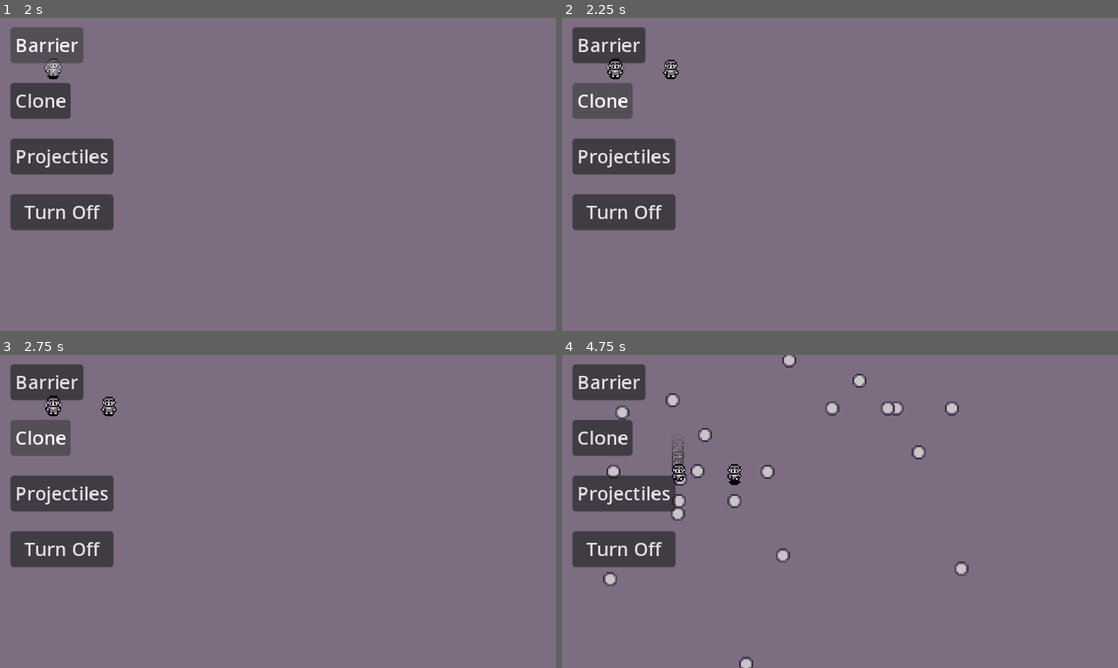
Above: before the commit, frames 1-4 (two rows, left to right).
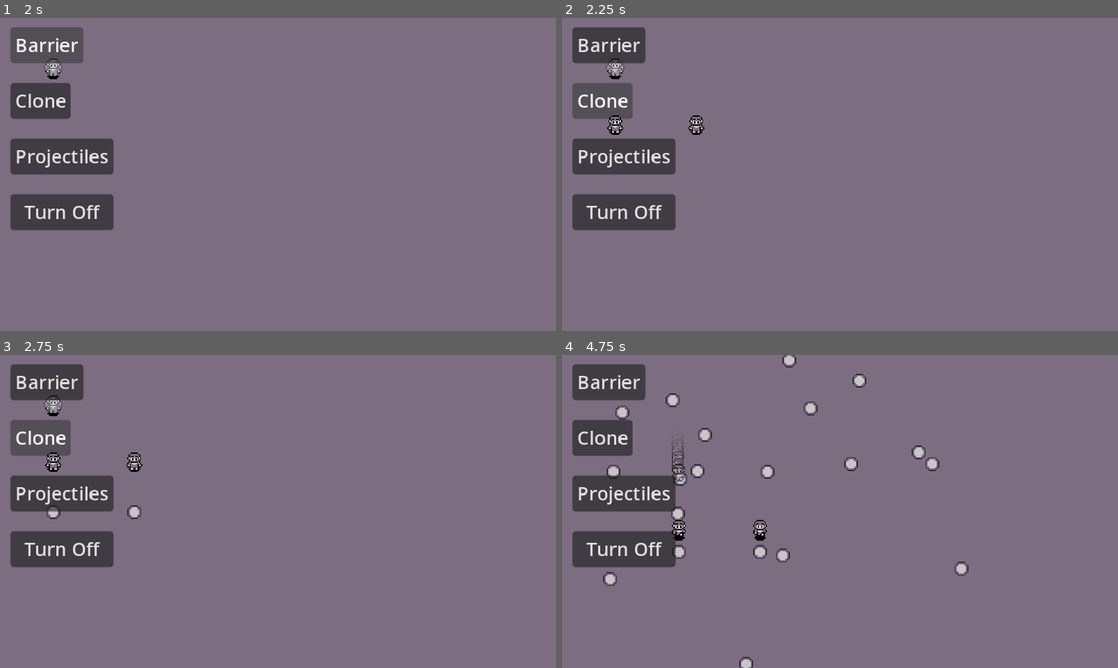
Above: after the commit, the same moments.

Repository: SantiagoBoscan07/Project-Cypher
Game: Godot game, scene res://Scenes/Menu/menu.tscn
Same seed, same stepped clock (60 frames per second), same inputs: the game is played once before the commit and once after it.
Inputs (mouse positions are in pixels of both pictures, inside the frame that each line leads up to):
- Up to frame 1 (2 s): click "Play Game" at 0.5 s; click "Barrier" at 1.25 s
- Up to frame 2 (2.25 s): click "Clone" at 2 s
- Up to frame 3 (2.75 s): no input
- Up to frame 4 (4.75 s): click "Projectiles" at 2.75 s; tap Enter at 3.5 s; move the mouse to (962, 495) at 3.52 s; hold Right (moveRight) 3.53-4.28 s; hold Space (shoot) 3.53-4.28 s; click (962, 495) at 3.67 s; move the mouse to (728, 527) at 4.27 s; hold Down (moveDown) from 4.28 s (still down); tap Shift (dash) at 4.35 s; tap Space (shoot) at 4.55 s

Frame 1 is identical in both runs. In frame 2, 0.4% of the frame differs, in the area x 8-26%, y 13-38%; in frame 3, 0.5%; in frame 4, 1.1%, in the area x 19-72%, y 14-66%.

Commit message:
Clone auto shoot

Diff:
--- a/project-cypher/Scenes/Player/player.tscn
+++ b/project-cypher/Scenes/Player/player.tscn
@@ -264,10 +264,10 @@
 position = Vector2(14, 14)
 
 [node name="CloneMarker1" type="Marker2D" parent="Body/Markers"]
-position = Vector2(48, 0)
+position = Vector2(70, 48)
 
 [node name="CloneMarker2" type="Marker2D" parent="Body/Markers"]
-position = Vector2(-48, 0)
+position = Vector2(-70, 48)
 
 [node name="Areas" type="Node2D" parent="Body"]
 
--- a/project-cypher/Scenes/Player/playerClone.tscn
+++ b/project-cypher/Scenes/Player/playerClone.tscn
@@ -236,11 +236,13 @@
 
 [node name="Moveset" type="Node" parent="Components"]
 
-[node name="Shoot" type="Node" parent="Components/Moveset" node_paths=PackedStringArray("shootingPosition", "player", "shootingTimer")]
+[node name="Shoot" type="Node" parent="Components/Moveset" node_paths=PackedStringArray("shootingPosition", "player", "shootingTimer", "cloneTimer")]
 script = ExtResource("12_8godu")
 shootingPosition = NodePath("../../../Body/Markers/ShootingPosition")
 player = NodePath("../../..")
 shootingTimer = NodePath("../../../Timer/ShootingTimer")
+isClone = true
+cloneTimer = NodePath("../../../Timer/CloneTimer")
 
 [node name="PositionClamp" type="Node" parent="Components/Moveset" node_paths=PackedStringArray("body")]
 script = ExtResource("13_e2xl3")
@@ -272,6 +274,9 @@
 [node name="ProjectileSpeed" type="Timer" parent="Timer"]
 wait_time = 0.05
 autostart = true
+
+[node name="CloneTimer" type="Timer" parent="Timer"]
+wait_time = 0.5
 
 [node name="Debug" type="Control" parent="."]
 visible = false
@@ -295,3 +300,4 @@
 [connection signal="timeout" from="Timer/DashCooldown" to="Components/Moveset/Dash" method="_on_dash_cooldown_timeout"]
 [connection signal="timeout" from="Timer/DashDuration" to="Components/Moveset/Dash" method="_on_dash_duration_timeout"]
 [connection signal="timeout" from="Timer/ProjectileSpeed" to="." method="_on_projectile_speed_timeout"]
+[connection signal="timeout" from="Timer/CloneTimer" to="Components/Moveset/Shoot" method="_on_clone_timer_timeout"]
--- a/project-cypher/Scripts/Player/Shoot.gd
+++ b/project-cypher/Scripts/Player/Shoot.gd
@@ -5,17 +5,25 @@
 @export var player: CharacterBody2D
 @export var shootingTimer: Timer
 @onready var projectilePreload: PackedScene = preload("res://Scenes/Player/playerProjectile.tscn")
+@export var isClone: bool = false
+@export var cloneTimer: Timer
 var canShoot: bool = true
 var projectile
 
+func _ready():
+	if isClone:
+		if cloneTimer:
+			cloneTimer.start()
+
 # If shoot button is pressed it calls the shoot function
-func _physics_process(delta):
-	if Input.is_action_pressed("shoot") and canShoot:
+func  _input(event):
+	if Input.is_action_pressed("shoot") and canShoot and !isClone:
 		shoot()
 
 # Loads the projectile scene and creates an instantiate in the scene
 func shoot():
-	shootingTimer.start()
+	if !isClone:
+		shootingTimer.start()
 	projectile = projectilePreload.instantiate()
 	projectile.position = shootingPosition.global_position
 	if player.lastDirectionFacing == Vector2.ZERO:
@@ -28,3 +36,7 @@
 # Once the timer runs out, the player can shoot again
 func _on_shooting_timer_timeout() -> void:
 	canShoot = true
+
+
+func _on_clone_timer_timeout() -> void:
+	shoot()
